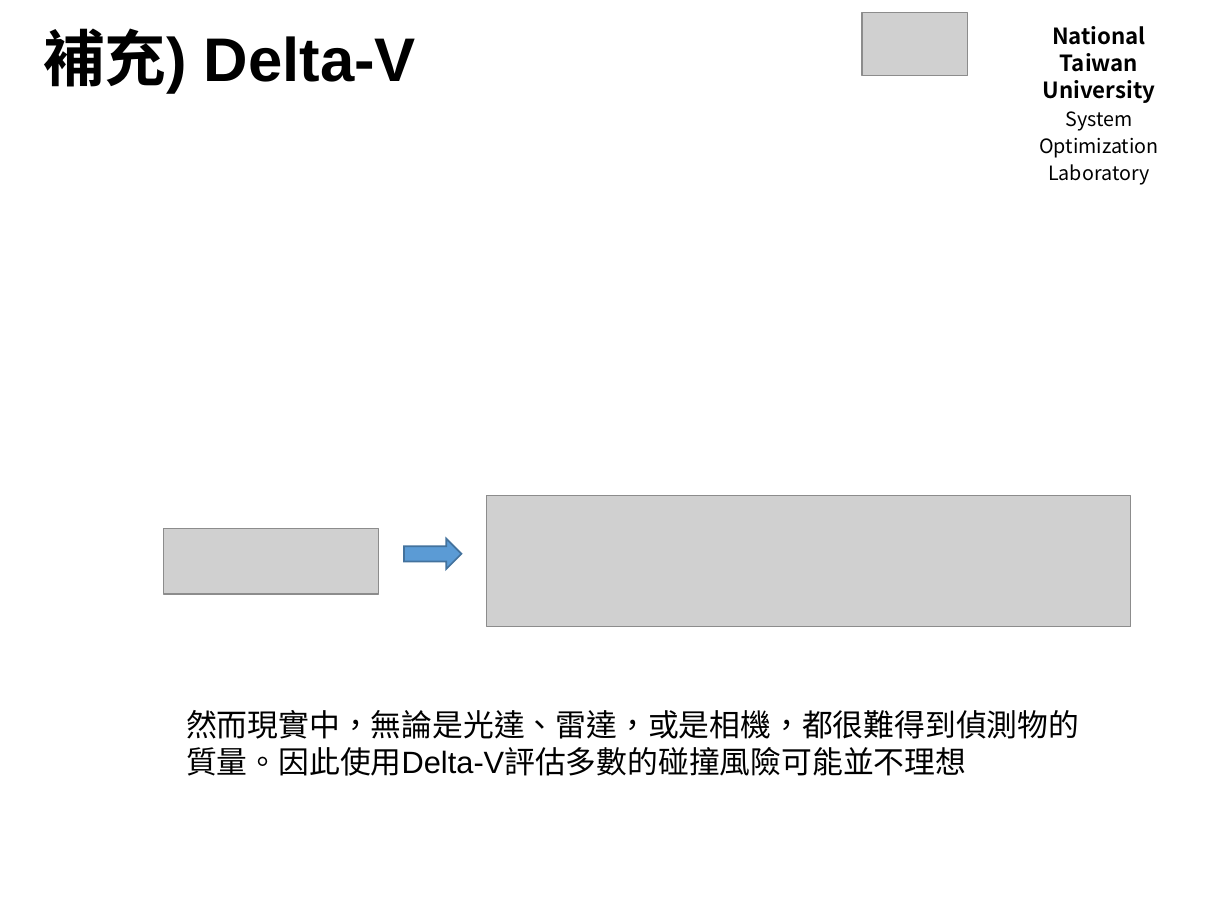
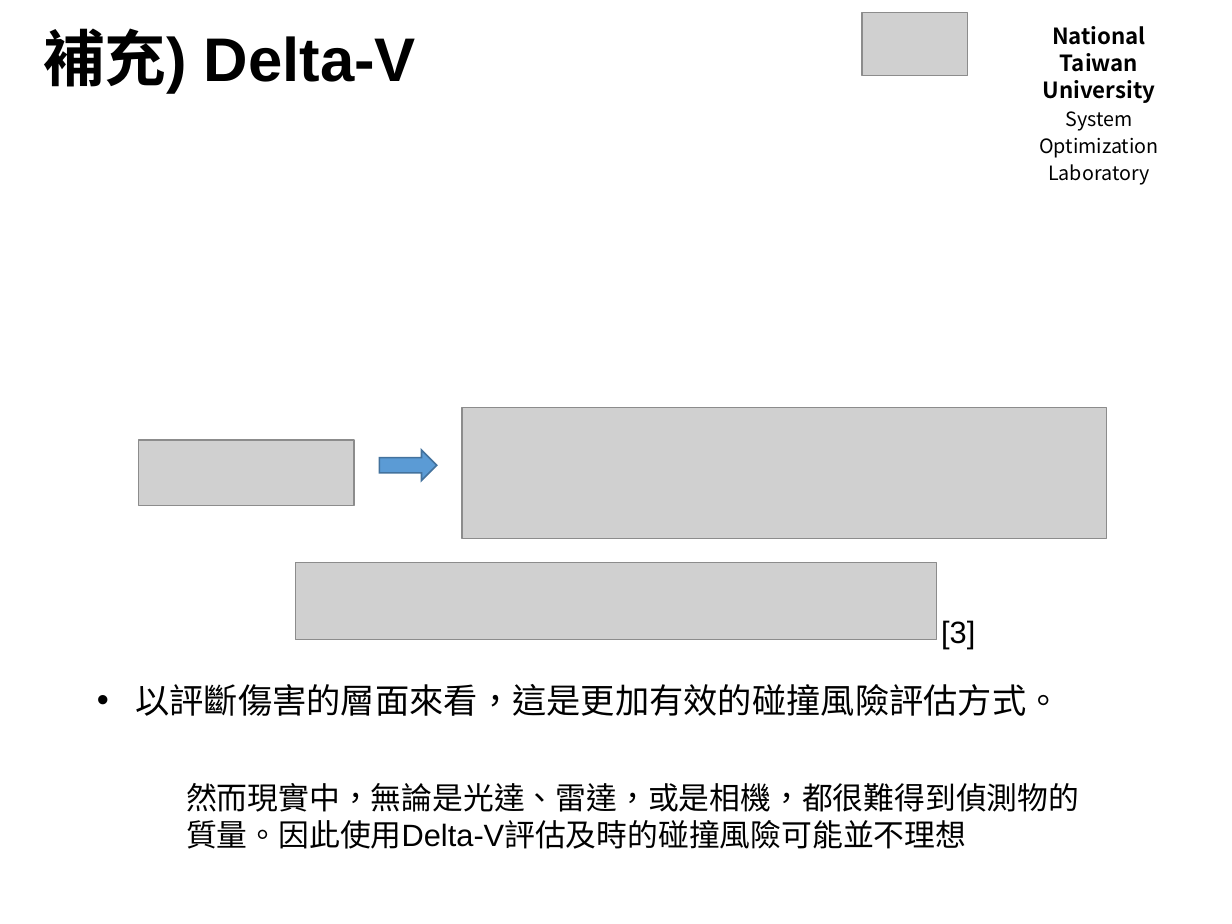
Before and after one commit to Yi-An-Wang/institute_information, a slide deck: slide 13 of path_planing/研討會/碰撞風險評估討論.pptx (slide 14 before the commit). Drawn at 1232x924 pixels with LibreOffice and Linux fonts; fonts in the diff are those of the drawing; grey boxes stand for pictures; background and template pictures are left out. Boxes give left, top, right and bottom in pixels: in the first picture for what was removed or moved away, otherwise in the second. Text is boxed around its words. In the diff, an @@ line names an element or a change of style, - is before the commit and + after.

```diff
--- a/path_planing/研討會/碰撞風險評估討論.pptx
+++ b/path_planing/研討會/碰撞風險評估討論.pptx
@@ picture: place and size @@
-picture at bbox=[487, 495, 1131, 626]
+picture at bbox=[462, 408, 1106, 538]
@@ picture: place and size @@
-picture at bbox=[163, 529, 378, 594]
+picture at bbox=[138, 440, 354, 505]
@@ right arrow: place and size @@
-right arrow at bbox=[404, 538, 462, 569]
+right arrow at bbox=[379, 450, 437, 480]
@@ picture added at bbox=[296, 563, 938, 639] @@
@@ text added at bbox=[941, 620, 975, 649], 18 pt, text #000000 @@
+[3]
@@ text added at bbox=[135, 684, 1060, 716], 20 pt, text #000000 @@
+• 以評斷傷害的層面來看，這是更加有效的碰撞風險評估方式。
@@ text at bbox=[186, 783, 1079, 849]: text changed @@
-然而現實中，無論是光達、雷達，或是相機，都很難得到偵測物的質量。因此使用Delta-V評估多數的碰撞風險可能並不理想
+然而現實中，無論是光達、雷達，或是相機，都很難得到偵測物的質量。因此使用Delta-V評估及時的碰撞風險可能並不理想
```
Also in this commit, not shown: 1 other slide changed, 1 slide removed, 1 other file.
